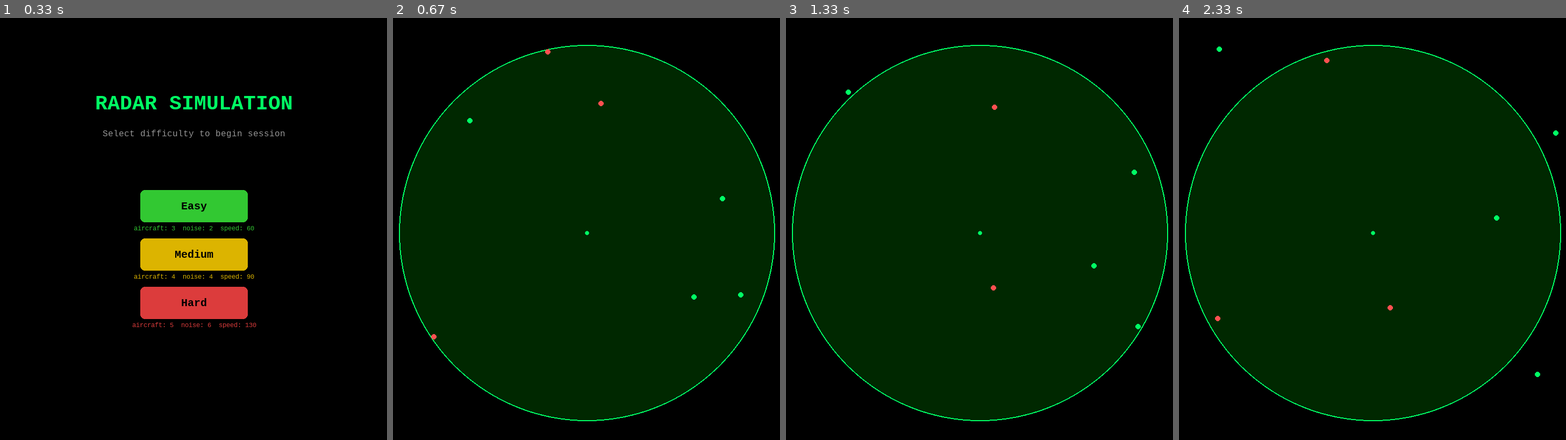
Above: before the commit, frames 1-4 (left to right).
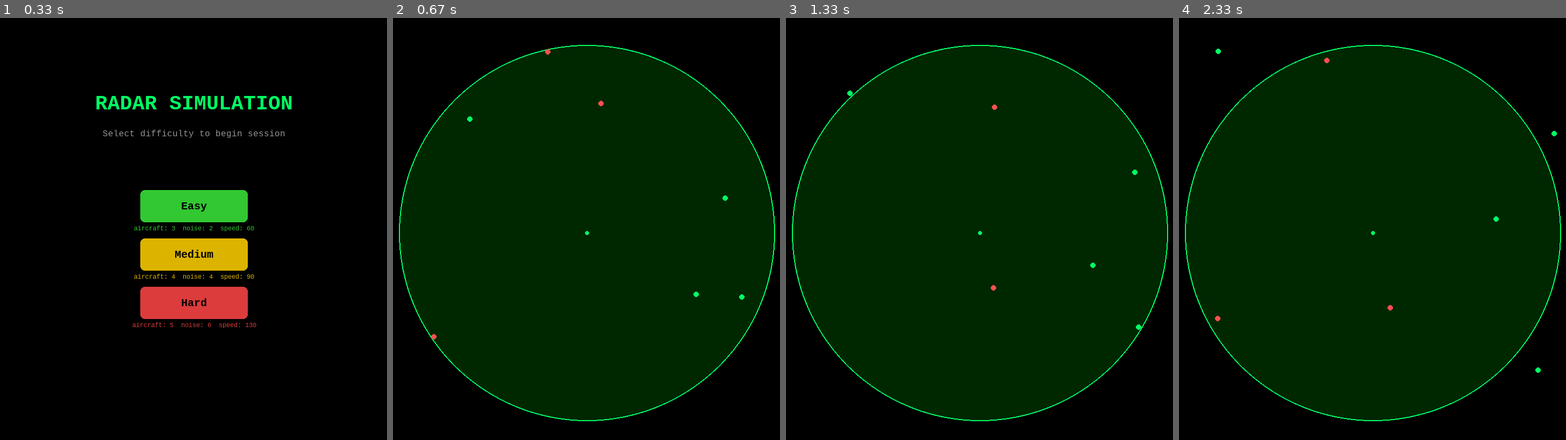
Above: after the commit, the same moments.

Repository: mahmoodomaira/RadarTrackingSimulation-
Game: pygame game, started from radar_sim/main.py
Same seed, same stepped clock (60 frames per second), same inputs: the game is played once before the commit and once after it.
Inputs (mouse positions are in pixels of both pictures, inside the frame that each line leads up to):
- Up to frame 1 (0.33 s): no input
- Up to frame 2 (0.67 s): click (571, 254) at 0.38 s
- Up to frame 3 (1.33 s): click (875, 237) at 0.72 s
- Up to frame 4 (2.33 s): no input

Frame 1 is identical in both runs. In frame 2, less than 0.1% of the frame differs, in the area x 19-91%, y 23-67%; in frame 3, less than 0.1%; in frame 4, less than 0.1%.

Commit message:
implement alpha beta filter

Diff:
--- a/radar_sim/config.py
+++ b/radar_sim/config.py
@@ -10,3 +10,12 @@
 BLACK      = (0,   0,   0)
 DARK_GREEN = (0,   40,  0)
 GREEN      = (0,   255, 100)
+
+# --- Measurement Noise ---
+MEASUREMENT_NOISE_STD_EASY   = 2.0   # pixels, tight radar
+MEASUREMENT_NOISE_STD_MEDIUM = 6.0   # pixels, moderate
+MEASUREMENT_NOISE_STD_HARD   = 12.0  # pixels, noisy radar
+
+# --- Alpha-Beta Filter ---
+ALPHA_BETA_ALPHA = 0.2
+ALPHA_BETA_BETA  = 0.05
--- a/radar_sim/core/aircraft.py
+++ b/radar_sim/core/aircraft.py
@@ -2,6 +2,8 @@
 from core.radar_object import RadarObject
 from behaviors.base_behavior import BaseBehavior
 import config
+import numpy as np
+from core.alpha_beta_filter import AlphaBetaFilter
 
 class Aircraft(RadarObject):
     """
@@ -44,3 +46,77 @@
         if self.x > cx + r: self.x = cx - r
         if self.y < cy - r: self.y = cy + r
         if self.y > cy + r: self.y = cy - r
+
+    def get_measured_position(self, noise_std: float) -> tuple[float, float]:
+        """
+            Return a noisy observation of this aircraft's true position.
+
+            Models radar measurement error as additive white Gaussian noise
+            applied independently to each axis.
+
+            Parameters
+            ----------
+            noise_std : float
+                Standard deviation of the measurement noise in pixels.
+                A value of 0.0 must return the true position exactly.
+
+            Returns
+            -------
+            tuple[float, float]
+                (measured_x, measured_y) — the noisy radar return.
+                These values may fall outside screen bounds; callers are
+                responsible for any clamping if needed.
+
+            Notes
+            -----
+            The true position (self.x, self.y) must remain unmodified.
+            Use numpy or the standard library `random` module — your choice,
+            but numpy will be the natural fit once the Kalman Filter arrives.
+        """
+        noisy_x = self.x + np.random.normal(0, noise_std)
+        noisy_y = self.y + np.random.normal(0, noise_std)
+        return noisy_x, noisy_y
+
+    def attach_alpha_beta_filter(self, alpha: float, beta: float) -> None:
+        """
+        Attach an Alpha-Beta filter to this aircraft.
+        Creates two independent filter instances — one per axis.
+        Does not initialize them; initialization happens on first measurement.
+
+        Parameters
+        ----------
+        alpha : float
+            Position gain passed to both filters.
+        beta : float
+            Velocity gain passed to both filters.
+        """
+        self._alpha_beta_filter_x = AlphaBetaFilter(alpha, beta)
+        self._alpha_beta_filter_y = AlphaBetaFilter(alpha, beta)
+
+    def get_filtered_position(self, measurement_x: float, measurement_y: float, dt: float) -> tuple[float, float]:
+        """
+        Feed the latest noisy measurement into the filters and return
+        the smoothed position estimate.
+
+        If no filter is attached, return the raw measurements unchanged —
+        this keeps the aircraft usable without a filter.
+
+        Parameters
+        ----------
+        measurement_x : float
+            Noisy x observation (output of get_measured_position).
+        measurement_y : float
+            Noisy y observation (output of get_measured_position).
+        dt : float
+            Time since last update in seconds.
+
+        Returns
+        -------
+        tuple[float, float]
+            (filtered_x, filtered_y) smoothed position estimate.
+        """
+        if hasattr(self, '_alpha_beta_filter_x'):
+            filtered_x = self._alpha_beta_filter_x.update(measurement_x, dt)
+            filtered_y = self._alpha_beta_filter_y.update(measurement_y, dt)
+            return filtered_x, filtered_y
+        return measurement_x, measurement_y
--- /dev/null
+++ b/radar_sim/core/alpha_beta_filter.py
@@ -0,0 +1,89 @@
+# core/alpha_beta_filter.py
+
+class AlphaBetaFilter:
+    """
+    A two-state recursive filter estimating position and velocity
+    from noisy scalar measurements.
+
+    Applied independently per axis (x and y each get their own instance).
+
+    Parameters
+    ----------
+    alpha : float
+        Position smoothing gain. Range (0, 1).
+        Higher = more responsive to measurements, less smoothing.
+    beta : float
+        Velocity smoothing gain. Range (0, 1).
+        Higher = velocity adapts faster, more noise in velocity estimate.
+    """
+
+    def __init__(self, alpha: float, beta: float):
+        self.alpha = alpha
+        self.beta = beta
+        self._initialized = False
+
+    def initialize(self, position: float, velocity: float = 0.0) -> None:
+        """
+        Seed the filter with a known position before the first update.
+        Sets initialized flag so update() knows to skip the predict phase
+        on the very first call.
+
+        Parameters
+        ----------
+        position : float
+            Initial position estimate (typically the first measurement).
+        velocity : float
+            Initial velocity estimate. Default 0.0.
+        """
+        self._position = position
+        self._velocity = velocity
+        self._initialized = True
+
+    def update(self, measurement: float, dt: float) -> float:
+        """
+        Ingest one noisy measurement and return the filtered position estimate.
+
+        On the first call (not yet initialized): calls initialize(measurement)
+        and returns measurement directly — no filtering yet.
+
+        On subsequent calls: runs predict → residual → correct and returns
+        the updated position estimate.
+
+        Parameters
+        ----------
+        measurement : float
+            The raw noisy observation z_k.
+        dt : float
+            Time since last update in seconds.
+
+        Returns
+        -------
+        float
+            Filtered position estimate x_hat_k.
+        """
+        if not self._initialized:
+            self.initialize(measurement)
+            return measurement
+
+        # Predict
+        predicted_position = self._position + self._velocity * dt
+
+        # Residual
+        residual = measurement - predicted_position
+
+        # Correct
+        self._position = predicted_position + self.alpha * residual
+        if dt > 0:
+            self._velocity = self._velocity + (self.beta * residual) / dt
+
+        return self._position
+
+    @property
+    def position(self) -> float:
+        """Current position estimate."""
+        return self._position
+
+    @property
+    def velocity(self) -> float:
+        """Current velocity estimate."""
+        return self._velocity
--- a/radar_sim/core/difficulty.py
+++ b/radar_sim/core/difficulty.py
@@ -1,5 +1,7 @@
 # core/difficulty.py
 from dataclasses import dataclass
+
+from config import MEASUREMENT_NOISE_STD_EASY, MEASUREMENT_NOISE_STD_HARD, MEASUREMENT_NOISE_STD_MEDIUM
 
 @dataclass(frozen=True)
 class DifficultyPreset:
@@ -14,6 +16,7 @@
     noise_speed:      float
     noise_drift:      float   # degrees of random drift
     flicker_chance:   float   # 0.0 to 1.0
+    measurement_noise_std: float = 0.0  # default, can be overridden by config
 
 
 # --- Presets ---
@@ -26,6 +29,8 @@
     noise_speed    = 25.0,
     noise_drift    = 20.0,
     flicker_chance = 0.4,    # noise flickers often — easy to spot
+    measurement_noise_std = MEASUREMENT_NOISE_STD_EASY
+
 )
 
 MEDIUM = DifficultyPreset(
@@ -36,6 +41,7 @@
     noise_speed    = 45.0,
     noise_drift    = 45.0,
     flicker_chance = 0.25,   # noise more persistent — harder to spot
+    measurement_noise_std = MEASUREMENT_NOISE_STD_MEDIUM
 )
 
 HARD = DifficultyPreset(
@@ -46,6 +52,7 @@
     noise_speed    = 70.0,
     noise_drift    = 80.0,
     flicker_chance = 0.1,    # noise barely flickers — very hard to spot
+    measurement_noise_std = MEASUREMENT_NOISE_STD_HARD
 )
 
 ALL_PRESETS = [EASY, MEDIUM, HARD]
--- a/radar_sim/core/scene_builder.py
+++ b/radar_sim/core/scene_builder.py
@@ -8,6 +8,7 @@
 from behaviors.random_behavior import RandomBehavior
 import config
 
+
 class SceneBuilder:
     """
     Builds a populated Simulation from a DifficultyPreset.
@@ -15,18 +16,20 @@
     """
 
     def build(self, preset: DifficultyPreset) -> Simulation:
-        sim = Simulation()
+        sim = Simulation(noise_std=preset.measurement_noise_std)
 
         for i in range(preset.aircraft_count):
             x, y = self._random_position()
-            sim.add_object(Aircraft(
+            aircraft = Aircraft(
                 obj_id    = f"AC{i+1:03d}",
                 x         = x,
                 y         = y,
                 speed     = preset.aircraft_speed,
                 direction = random.uniform(0, 360),
                 behavior  = StraightBehavior()
-            ))
+            )
+            aircraft.attach_alpha_beta_filter(config.ALPHA_BETA_ALPHA, config.ALPHA_BETA_BETA)
+            sim.add_object(aircraft)
 
         for i in range(preset.noise_count):
             x, y = self._random_position()
--- a/radar_sim/core/simulation.py
+++ b/radar_sim/core/simulation.py
@@ -1,14 +1,12 @@
 # core/simulation.py
 from core.radar_object import RadarObject
+from core.aircraft import Aircraft
 
 class Simulation:
-    """
-    Owns and manages all active radar objects.
-    Responsible for advancing simulation state each frame.
-    """
-
-    def __init__(self):
+    def __init__(self, noise_std: float = 0.0):
         self._objects: list[RadarObject] = []
+        self.noise_std = noise_std
+        self._render_cache: list[tuple[RadarObject, float, float]] = []
 
     def add_object(self, obj: RadarObject):
         """Register a new radar object into the simulation."""
@@ -20,5 +18,28 @@
             obj.update(delta_time)
 
     def get_objects(self) -> list[RadarObject]:
-        """Return all active radar objects for rendering."""
+        """Return all active radar objects."""
         return self._objects
+
+    def update_render_positions(self, dt: float) -> None:
+        """
+        Compute and cache the render position for every object.
+        Aircraft: sample noise → filter → cache filtered position.
+        Blips: use true position.
+        dt is needed for the filter velocity update.
+        """
+        self._render_cache = []
+        for obj in self._objects:
+            if isinstance(obj, Aircraft):
+                mx, my = obj.get_measured_position(self.noise_std)
+                rx, ry = obj.get_filtered_position(mx, my, dt)
+            else:
+                rx, ry = obj.x, obj.y
+            self._render_cache.append((obj, rx, ry))
+
+    def get_cached_render_positions(self) -> list[tuple[RadarObject, float, float]]:
+        """
+        Return cached (obj, rx, ry) tuples from the last update_render_positions call.
+        Renderer and tagger both consume this — never recompute mid-frame.
+        """
+        return self._render_cache
--- a/radar_sim/core/tagger.py
+++ b/radar_sim/core/tagger.py
@@ -1,3 +1,4 @@
+# core/tagger.py
 import math
 from core.radar_object import RadarObject
 
@@ -5,6 +6,7 @@
     """
     Handles user click input.
     Finds the closest radar object to a click and cycles its tag.
+    Uses rendered positions so hit detection matches what the user sees.
     """
 
     def __init__(self, hit_radius: float = 15.0):
@@ -14,21 +16,22 @@
         self,
         click_x: float,
         click_y: float,
-        objects: list[RadarObject]
+        render_positions: list[tuple[RadarObject, float, float]]
     ) -> RadarObject | None:
         """
-        Find the closest object within hit_radius of the click.
+        Find the closest object within hit_radius of the click,
+        using rendered positions (not true positions) for distance checks.
         If found, cycle its tag and return it.
         If nothing is close enough, return None.
         """
         closest = None
-        closest_distance = float('inf')
+        closest_dist = float('inf')
 
-        for obj in objects:
-            dist = self._distance(click_x, click_y, obj.x, obj.y)
-            if dist < self.hit_radius and dist < closest_distance:
+        for obj, rx, ry in render_positions:
+            dist = self._distance(click_x, click_y, rx, ry)
+            if dist < self.hit_radius and dist < closest_dist:
                 closest = obj
-                closest_distance = dist
+                closest_dist = dist
 
         if closest is not None:
             closest.cycle_tag()
--- a/radar_sim/main.py
+++ b/radar_sim/main.py
@@ -44,9 +44,10 @@
                               f"Noise: {preset.noise_count}\n")
 
                 elif state == "simulation":
+
                     tagged = tagger.handle_click(
                         mouse_pos[0], mouse_pos[1],
-                        sim.get_objects()
+                        sim.get_cached_render_positions()
                     )
                     if tagged:
                         result = scorer.evaluate_live(tagged)
@@ -57,8 +58,9 @@
         if state == "simulation":
             delta_time = renderer.get_delta_time()
             sim.update(delta_time)
+            sim.update_render_positions(delta_time)   # cache render positions once per frame
         else:
-            renderer.get_delta_time()   # keep clock ticking on menu
+            renderer.get_delta_time()
 
         # 3. Draw
         if state == "menu":
@@ -68,10 +70,9 @@
         elif state == "simulation":
             renderer.clear()
             renderer.draw_radar_background()
-            for obj in sim.get_objects():
-                x, y    = obj.get_position()
+            for obj, rx, ry in sim.get_cached_render_positions():
                 visible = getattr(obj, "visible", True)
-                renderer.draw_object(x, y, obj.get_type(), visible, obj.tag)
+                renderer.draw_object(rx, ry, obj.get_type(), visible, obj.tag)
             renderer.present()
 
     # Session end
